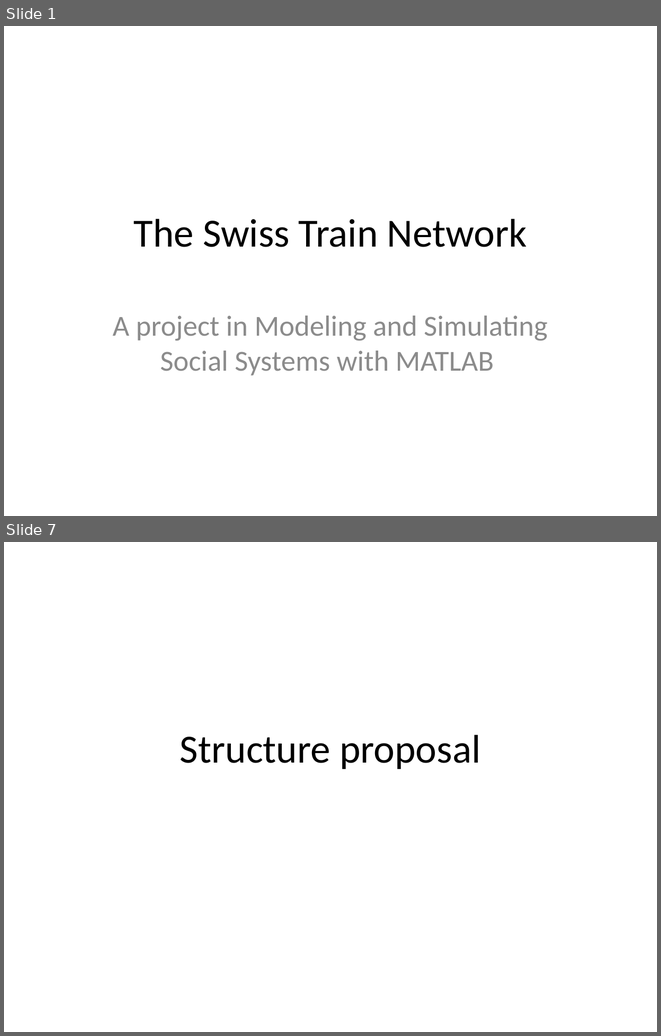
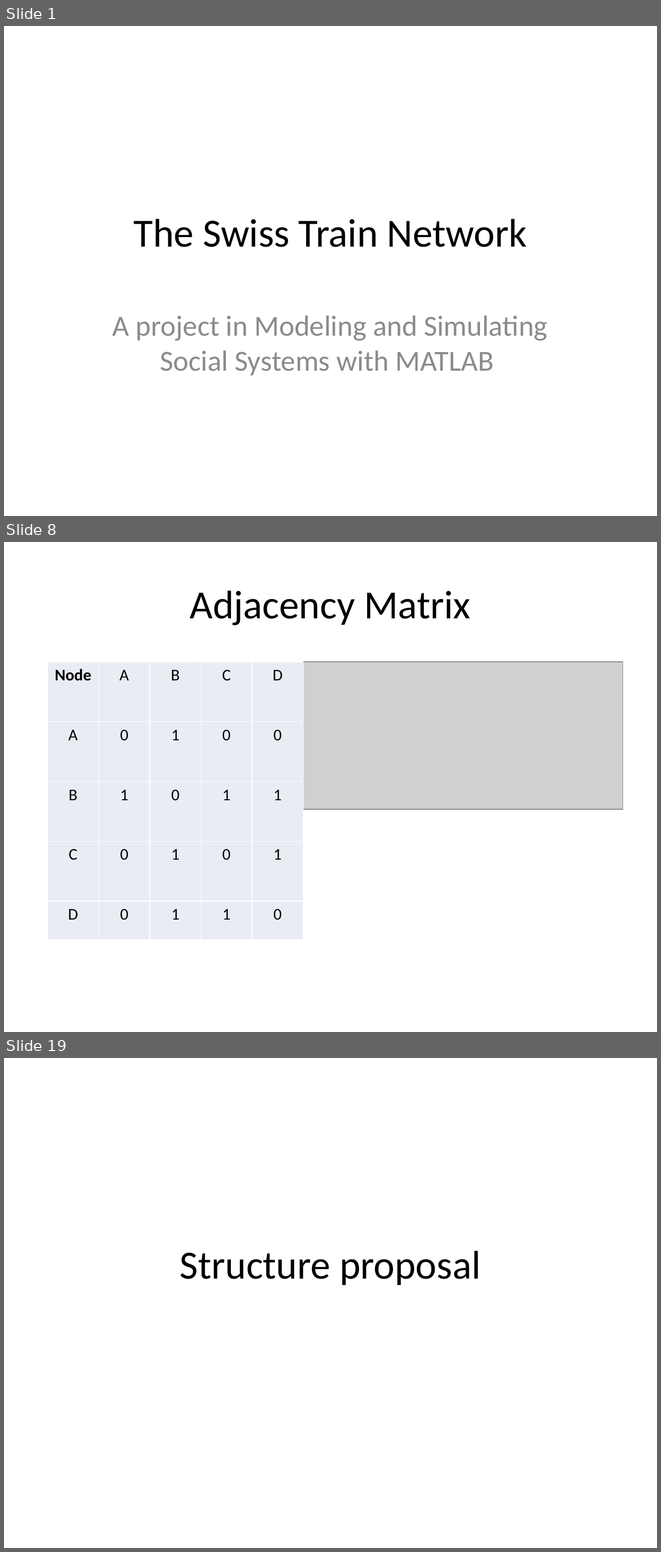
Before and after one commit to EleSwag/Elias-und-Mario, a slide deck: presentation/Test.pptx. Shown one above the other, each under a label of ours: slides 1 and 7 before the commit, slides 1, 8 and 19 after it; the slides between them are not shown. The pictures are 661x1036 and 661x1552 pixels, drawn with LibreOffice and Linux fonts; fonts in the diff are those of the drawing; grey boxes stand for pictures. Boxes give left, top, right and bottom in pixels: in the first picture for what was removed or moved away, otherwise in the second. Text is boxed around its words. In the diff, an @@ line names an element or a change of style, - is before the commit and + after.

```diff
--- a/presentation/Test.pptx
+++ b/presentation/Test.pptx
@@ slide 8 added at box(4, 542, 657, 1032), background #FFFFFF @@
@@ title added at box(190, 590, 470, 625), 44 pt, text #000000 @@
+Adjacency Matrix
@@ table added at box(48, 661, 302, 939), 5 rows, 5 columns @@
+Node | A | B | C | D
+A | 0 | 1 | 0 | 0
+B | 1 | 0 | 1 | 1
+C | 0 | 1 | 0 | 1
+D | 0 | 1 | 1 | 0
@@ picture added at box(303, 661, 623, 809) @@
@@ what was slide 7 is now slide 19 @@
```
Also in this commit, not shown: 2 slides changed, 16 other slides added, 2 slides removed, 1 other file.
